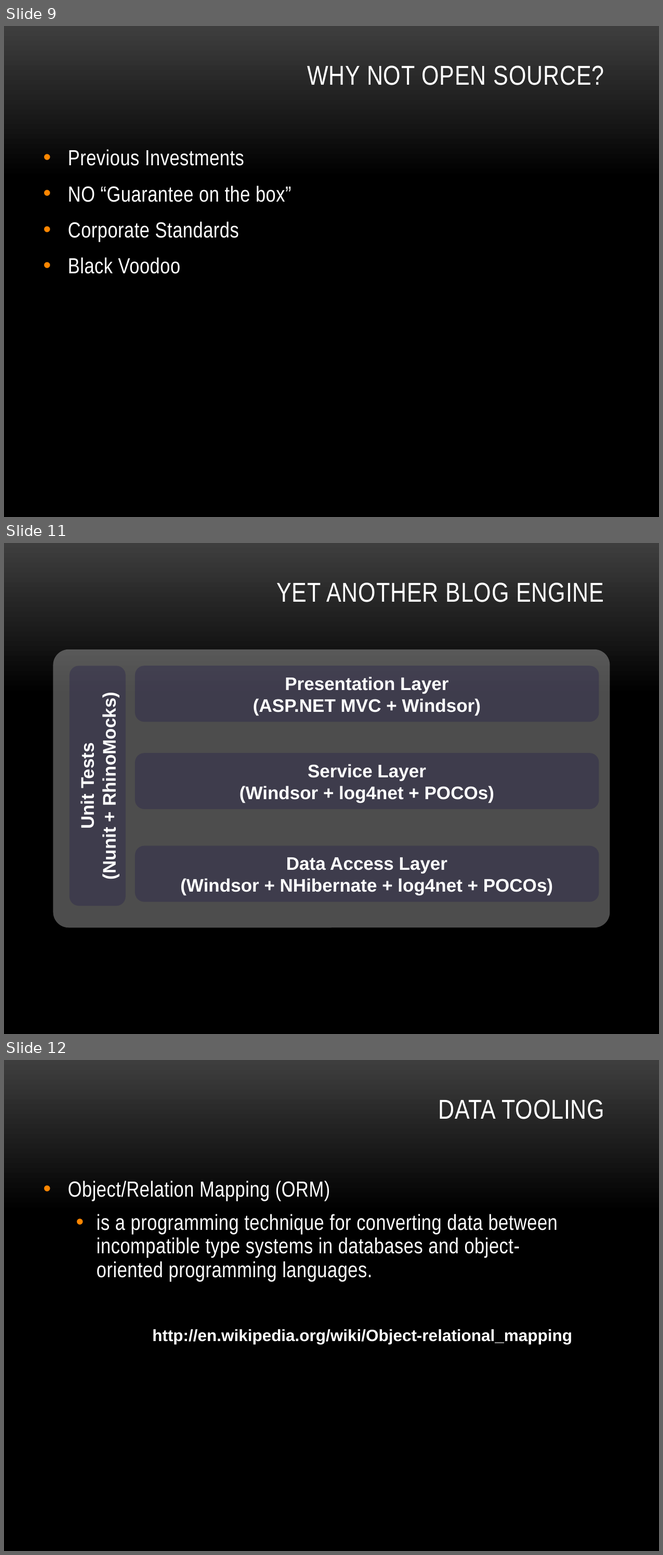
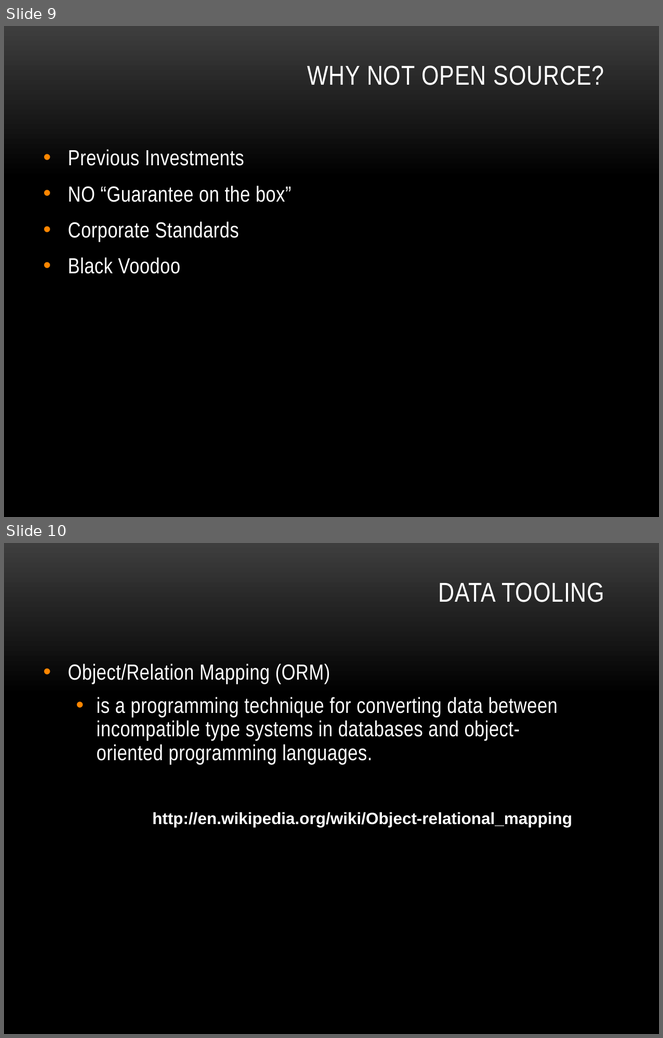
Before and after one commit to lozanotek/opensource, a slide deck: slides/open_source.pptx. Shown one above the other, each under a label of ours: slides 9, 11 and 12 before the commit, slides 9 and 10 after it; the slides between them are not shown. The pictures are 663x1555 and 663x1038 pixels, drawn with LibreOffice and Linux fonts; fonts in the diff are those of the drawing. Boxes give left, top, right and bottom in pixels: in the first picture for what was removed or moved away, otherwise in the second. Text is boxed around its words. In the diff, an @@ line names an element or a change of style, - is before the commit and + after.

```diff
--- a/slides/open_source.pptx
+++ b/slides/open_source.pptx
@@ slide 11 removed at (4,543,659,1034), background gradient #3F3F3F to #000000 @@
@@ title removed at (276,583,604,602) @@
-YET ANOTHER BLOG ENGINE
@@ group removed at (53,649,610,928): 5 rounded rectangles @@
-Service Layer
-(Windsor + log4net + POCOs)
-Presentation Layer
-(ASP.NET MVC + Windsor)
-Data Access Layer
-(Windsor + NHibernate + log4net + POCOs)
-Unit Tests
-(Nunit + RhinoMocks)
@@ what was slide 12 is now slide 10 @@
```
Also in this commit, not shown: 4 slides changed, 1 other slide removed, 1 other file.
